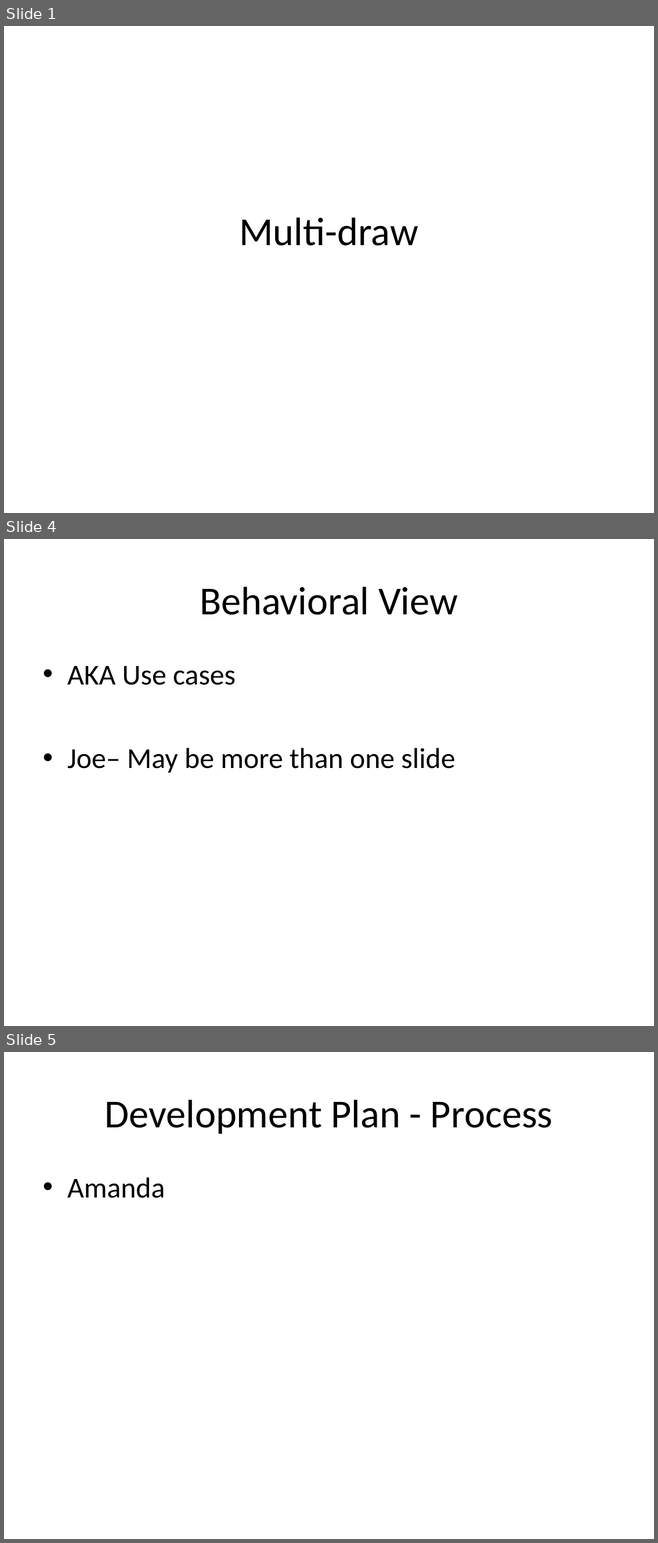
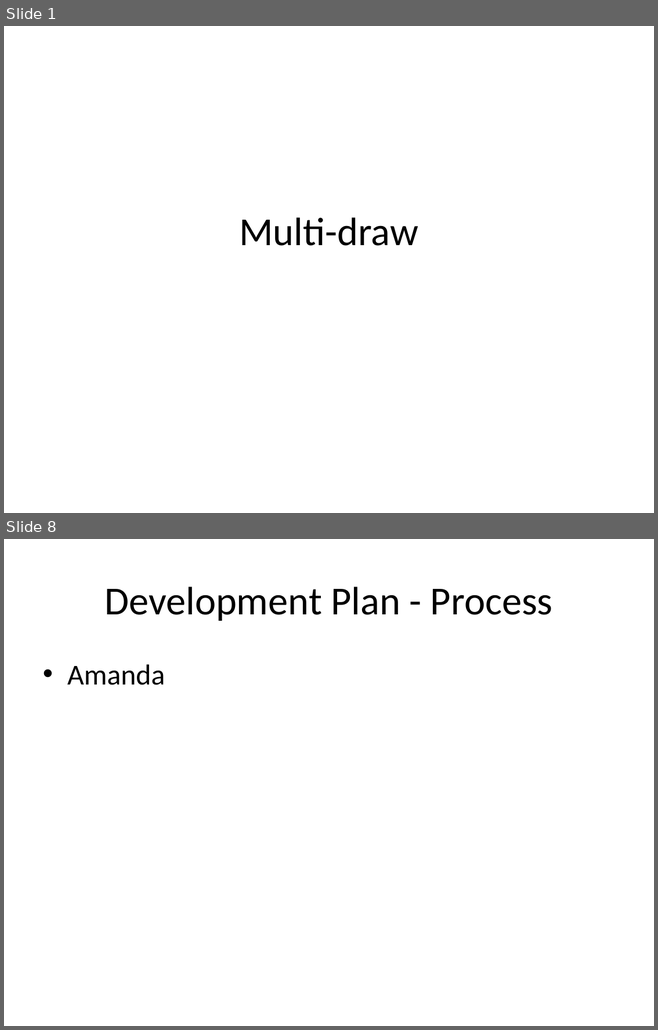
Before and after one commit to satpreetsingh/182mainproject, a slide deck: Documentation/04_10_Presentation.ppt. Shown one above the other, each under a label of ours: slides 1, 4 and 5 before the commit, slides 1 and 8 after it; the slides between them are not shown. The pictures are 658x1543 and 658x1030 pixels, drawn with LibreOffice and Linux fonts; fonts in the diff are those of the drawing. Boxes give left, top, right and bottom in pixels: in the first picture for what was removed or moved away, otherwise in the second. Text is boxed around its words. In the diff, an @@ line names an element or a change of style, - is before the commit and + after.

```diff
--- a/Documentation/04_10_Presentation.ppt
+++ b/Documentation/04_10_Presentation.ppt
@@ slide 4 removed at [4,539,654,1026], background #FFFFFF @@
@@ title removed at [199,587,458,615] @@
-Behavioral View
@@ text removed at [67,666,455,773] @@
-• AKA Use cases
-• Joe– May be more than one slide
@@ what was slide 5 is now slide 8 @@
```
Also in this commit, not shown: 3 slides changed, 5 slides added, 1 other slide removed.
